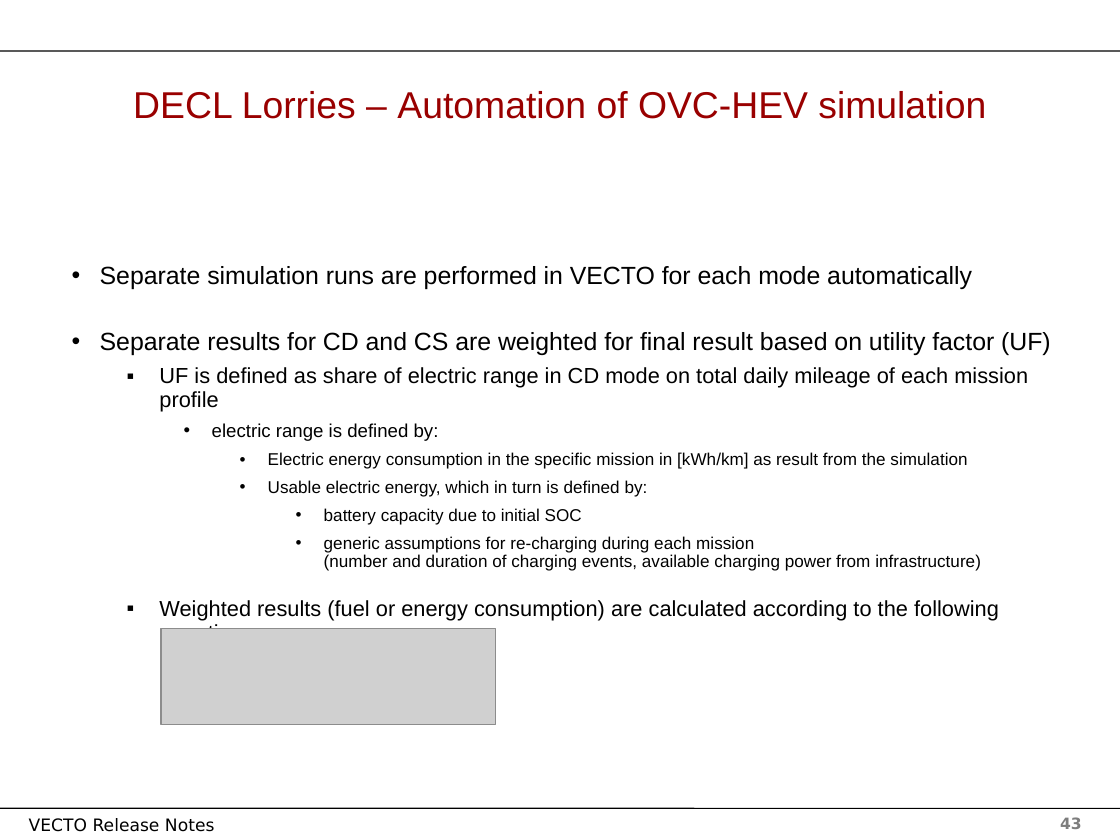
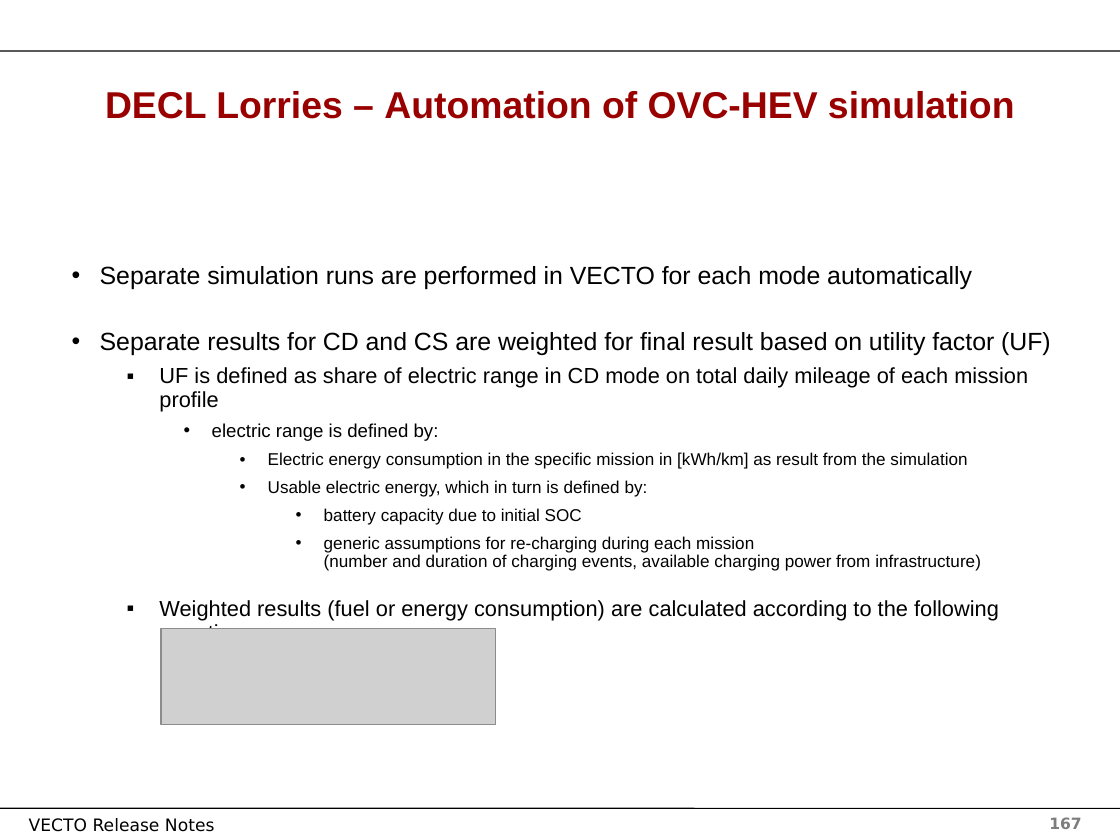
Before and after one commit to tanawadeatharva/BharatVECTO, a slide deck: slide 167 of Documentation/User Manual Source/Release Notes Vecto3.x.pptx (slide 43 before the commit). Drawn at 1120x840 pixels with LibreOffice and Linux fonts; fonts in the diff are those of the drawing; grey boxes stand for pictures; background and template pictures are left out. Boxes give left, top, right and bottom in pixels: in the first picture for what was removed or moved away, otherwise in the second. Text is boxed around its words. In the diff, an @@ line names an element or a change of style, - is before the commit and + after.

```diff
--- a/Documentation/User Manual Source/Release Notes Vecto3.x.pptx
+++ b/Documentation/User Manual Source/Release Notes Vecto3.x.pptx
@@ title "DECL Lorries – Automation of ..." at box(105, 91, 1015, 119): bold on @@
@@ page number at box(1049, 817, 1081, 829): text changed @@
-43
+167
```
Also in this commit, not shown: 154 other slides changed, 124 slides added.
